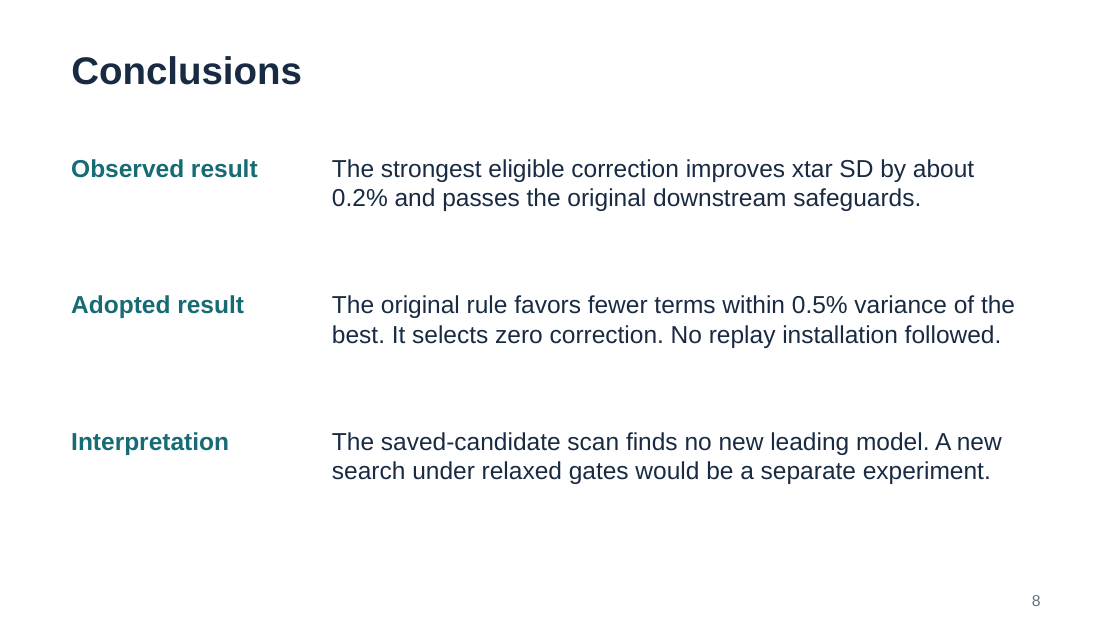
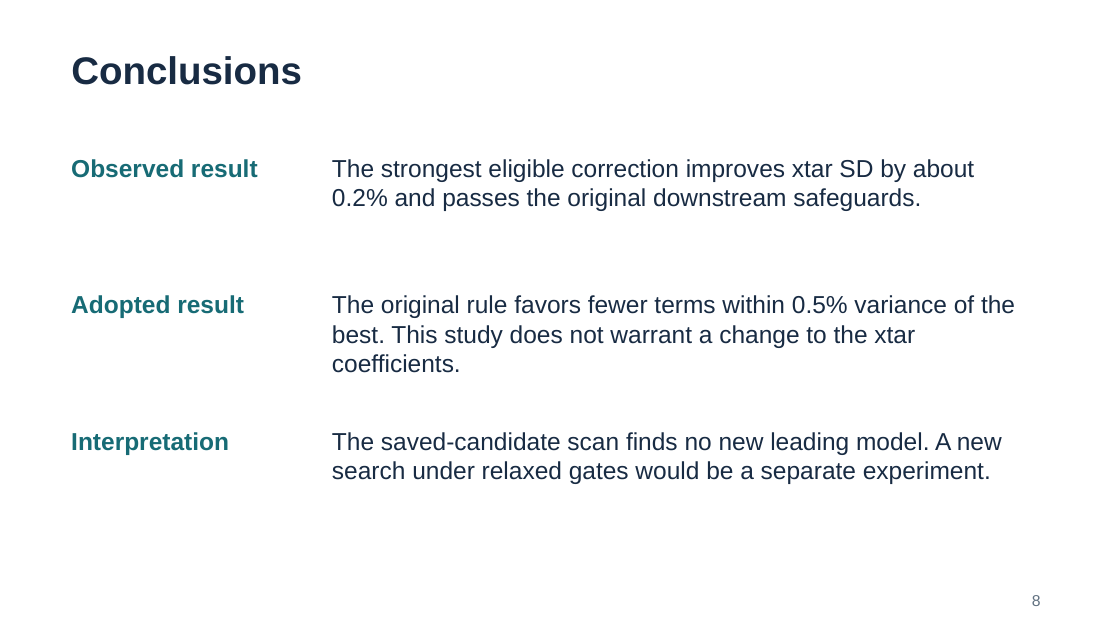
Before and after one commit to cploen/xtar_refit_hms, a slide deck: slide 8 of slides/xtar_study_summary.pptx. Drawn at 1120x630 pixels with LibreOffice and Linux fonts; fonts in the diff are those of the drawing. Boxes give left, top, right and bottom in pixels: in the first picture for what was removed or moved away, otherwise in the second. Text is boxed around its words. In the diff, an @@ line names an element or a change of style, - is before the commit and + after.

Commit message:
Clarify xtar study conclusion

```diff
--- a/slides/xtar_study_summary.pptx
+++ b/slides/xtar_study_summary.pptx
@@ text at box(332, 295, 1015, 373): text changed @@
-The original rule favors fewer terms within 0.5% variance of the best. It selects zero correction. No replay installation followed.
+The original rule favors fewer terms within 0.5% variance of the best. This study does not warrant a change to the xtar coefficients.
```
Also in this commit, not shown: 2 other slides changed, 4 other files.
